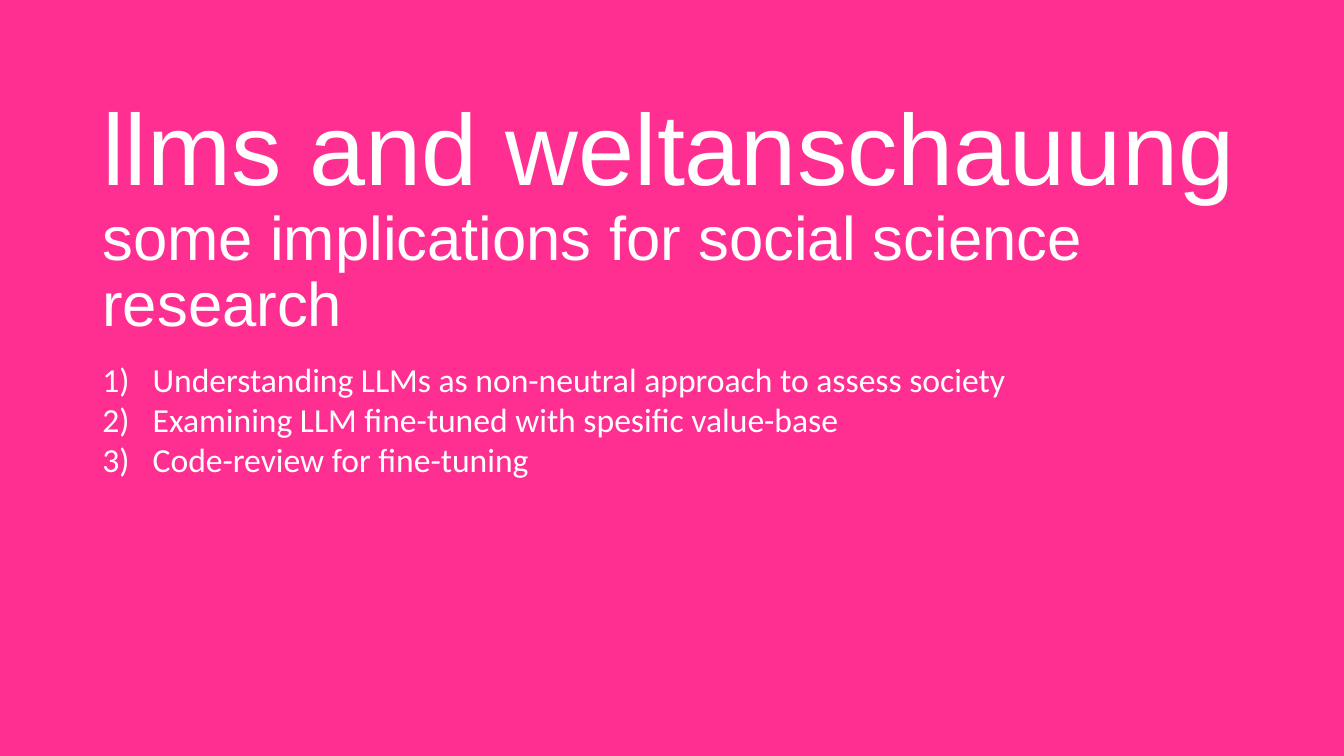
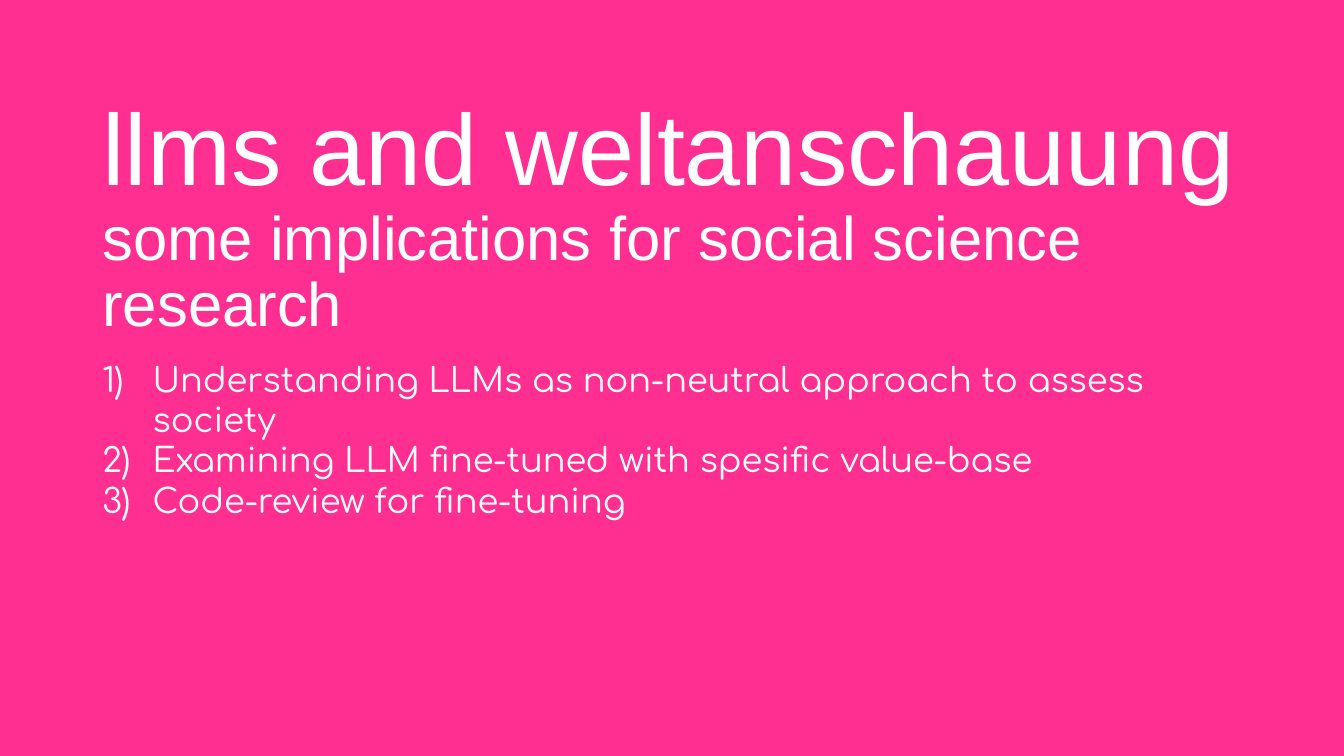
Before and after one commit to codingsocialscience/marxist-llm-tutorial, a slide deck: slide 2 of slides.pptx. Drawn at 1344x756 pixels with LibreOffice and Linux fonts; fonts in the diff are those of the drawing. Boxes give left, top, right and bottom in pixels: in the first picture for what was removed or moved away, otherwise in the second. Text is boxed around its words. In the diff, an @@ line names an element or a change of style, - is before the commit and + after.

```diff
--- a/slides.pptx
+++ b/slides.pptx
@@ text "Understanding LLMs as non-neutral approach ..." at (153,365,1144,521): font Calibri to Comfortaa @@
```
Also in this commit, not shown: 2 slides added.
